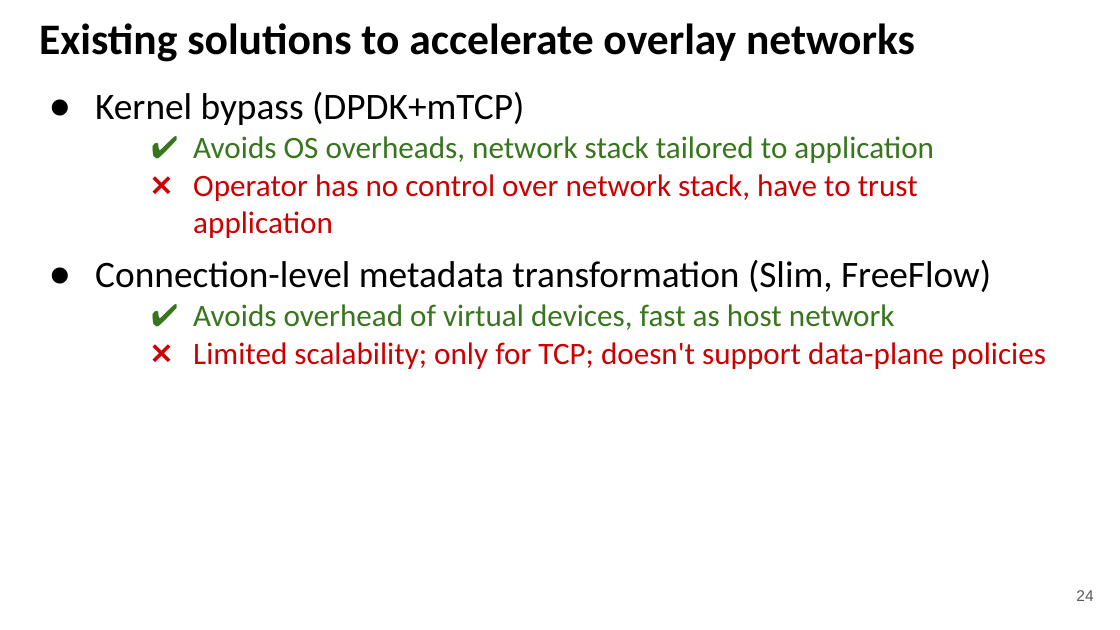
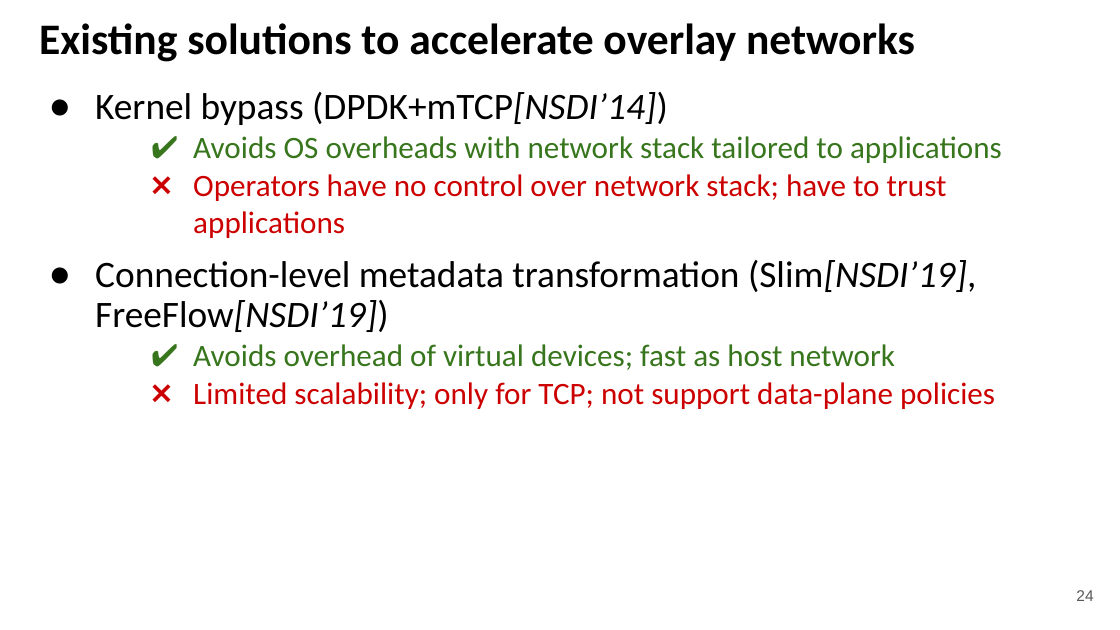
Before and after one commit to kevinsuo/kevinsuo.github.io, a slide deck: slide 24 of ksuo_homepage_files/eurosys21-slides.pptx. Drawn at 1120x630 pixels with LibreOffice and Linux fonts; fonts in the diff are those of the drawing. Boxes give left, top, right and bottom in pixels: in the first picture for what was removed or moved away, otherwise in the second. Text is boxed around its words. In the diff, an @@ line names an element or a change of style, - is before the commit and + after.

```diff
--- a/ksuo_homepage_files/eurosys21-slides.pptx
+++ b/ksuo_homepage_files/eurosys21-slides.pptx
@@ text at (x1=95, y1=92, x2=1002, y2=409): text changed @@
-● Kernel bypass (DPDK+mTCP)
-✔ Avoids OS overheads, network stack tailored to application
-❌ Operator has no control over network stack, have to trust application
-● Connection-level metadata transformation (Slim, FreeFlow)
-✔ Avoids overhead of virtual devices, fast as host network
-❌ Limited scalability; only for TCP; doesn't support data-plane policies
+● Kernel bypass (DPDK+mTCP[NSDI’14])
+✔ Avoids OS overheads with network stack tailored to applications
+❌ Operators have no control over network stack; have to trust applications
+● Connection-level metadata transformation (Slim[NSDI’19], FreeFlow[NSDI’19])
+✔ Avoids overhead of virtual devices; fast as host network
+❌ Limited scalability; only for TCP; not support data-plane policies
```
Also in this commit, not shown: 25 other slides changed, 4 slides added, 17 slides removed, 1 other file.
